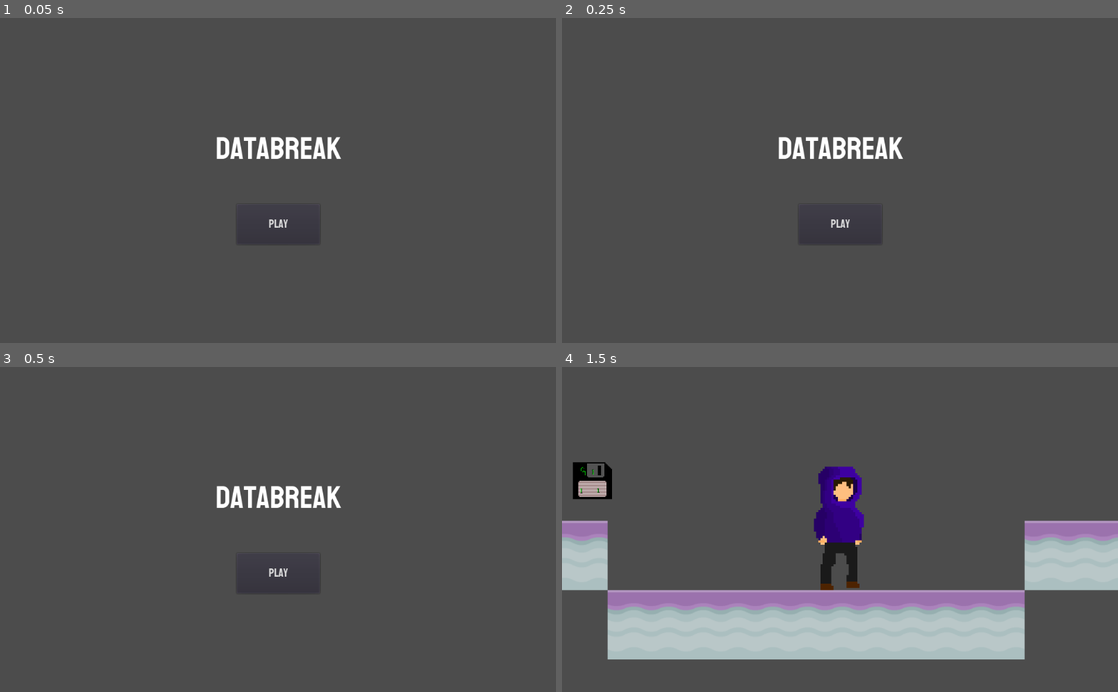
Above: before the commit, frames 1-4 (two rows, left to right).
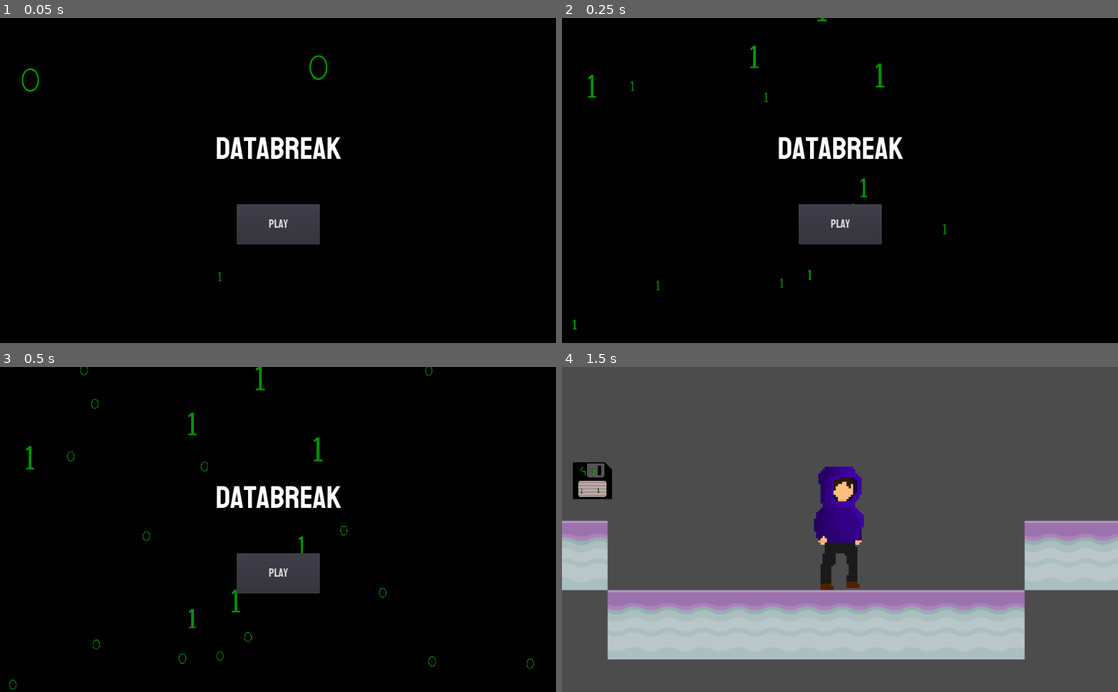
Above: after the commit, the same moments.

Repository: ncbarber/final-Databreak
Game: Godot game, scene res://src/ScreenStart/ScreenStart.tscn
Two runs of this game, one before a commit and one after it. Both use one fixed random seed, a clock stepped at 60 frames per second and the inputs below.
Inputs:
- Up to frame 1 (0.05 s): no input
- Up to frame 2 (0.25 s): no input
- Up to frame 3 (0.5 s): no input
- Up to frame 4 (1.5 s): click "Play" at 0.5 s; hold Right (move_right) from 1.28 s (still down)

The runs differ from the first frame. In frame 1, 97% of the frame differs, in the area x 0-100%, y 0-100%; in frame 2, 97%; in frame 3, 97%; in frame 4, nothing differs.

Commit message:
Add in particles for start screen

Diff:
--- a/project/src/Collectables/Data/USB.tscn
+++ b/project/src/Collectables/Data/USB.tscn
@@ -87,6 +87,7 @@
 scale = Vector2( 0.5, 0.5 )
 frames = SubResource( 7 )
 animation = "idle"
+frame = 4
 playing = true
 
 [node name="CollisionShape2D" type="CollisionShape2D" parent="."]
--- a/project/src/ScreenStart/ScreenStart.gd
+++ b/project/src/ScreenStart/ScreenStart.gd
@@ -1,5 +1,12 @@
 extends Control
+
+
+func _ready():
+	$BinaryParticle.visible = true
+	$BinaryParticleInverse.visible = true
 
 
 func _on_StartButton_pressed():
 	var _ignored := get_tree().change_scene("res://src/Level/Level.tscn")
+	$BinaryParticle.visible = false
+	$BinaryParticleInverse.visible = false
--- a/project/src/ScreenStart/ScreenStart.tscn
+++ b/project/src/ScreenStart/ScreenStart.tscn
@@ -1,7 +1,45 @@
-[gd_scene load_steps=5 format=2]
+[gd_scene load_steps=11 format=2]
 
 [ext_resource path="res://src/Common/Staatliches-Regular.ttf" type="DynamicFontData" id=1]
 [ext_resource path="res://src/ScreenStart/ScreenStart.gd" type="Script" id=2]
+[ext_resource path="res://platform_assets/DatabreakBinary1.png" type="Texture" id=3]
+[ext_resource path="res://platform_assets/DatabreakBinary0.png" type="Texture" id=4]
+
+[sub_resource type="ParticlesMaterial" id=3]
+emission_shape = 2
+emission_box_extents = Vector3( 500, 500, 1 )
+flag_disable_z = true
+spread = 120.0
+gravity = Vector3( 0, 500, 0 )
+orbit_velocity = 0.0
+orbit_velocity_random = 0.0
+scale = 0.1
+scale_random = 0.01
+
+[sub_resource type="AnimatedTexture" id=4]
+flags = 4
+frames = 2
+frame_0/texture = ExtResource( 3 )
+frame_1/texture = ExtResource( 4 )
+frame_1/delay_sec = 0.0
+
+[sub_resource type="ParticlesMaterial" id=5]
+emission_shape = 2
+emission_box_extents = Vector3( 500, 500, 1 )
+flag_disable_z = true
+gravity = Vector3( 0, 500, 0 )
+orbit_velocity = 0.0
+orbit_velocity_random = 0.0
+scale = 0.2
+scale_random = 0.1
+
+[sub_resource type="AnimatedTexture" id=6]
+flags = 4
+frames = 2
+fps = 8.0
+frame_0/texture = ExtResource( 4 )
+frame_1/texture = ExtResource( 3 )
+frame_1/delay_sec = 0.0
 
 [sub_resource type="DynamicFont" id=1]
 size = 58
@@ -18,6 +56,26 @@
 __meta__ = {
 "_edit_use_anchors_": false
 }
+
+[node name="ColorRect" type="ColorRect" parent="."]
+anchor_right = 1.0
+anchor_bottom = 1.0
+color = Color( 0, 0, 0, 1 )
+
+[node name="BinaryParticle" type="Particles2D" parent="."]
+modulate = Color( 0.992157, 0.992157, 0.992157, 0.588235 )
+position = Vector2( 505.22, 323.347 )
+amount = 50
+randomness = 1.0
+process_material = SubResource( 3 )
+texture = SubResource( 4 )
+
+[node name="BinaryParticleInverse" type="Particles2D" parent="."]
+modulate = Color( 1, 1, 1, 0.588235 )
+position = Vector2( 504.944, 320.081 )
+amount = 30
+process_material = SubResource( 5 )
+texture = SubResource( 6 )
 
 [node name="GameOverLabel" type="Label" parent="."]
 anchor_left = 0.5
